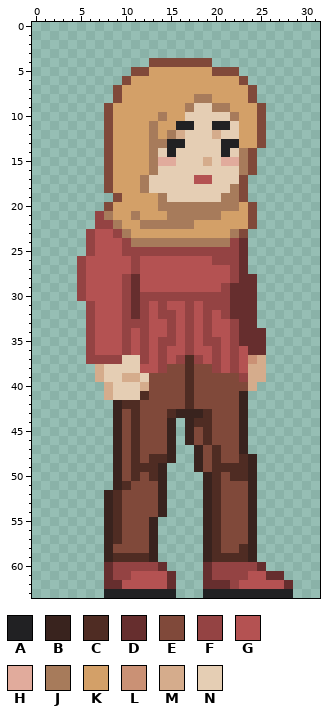
Pixel-art sprite -- EOS-503/Assets/Devin/Sprites/Characters/Atefeh Riahi/Sprite_Atefeh.png. The first picture shows the starting point.
The file is 32x64 pixels.
Palette (. is transparent): A #212123  B #39231e  C #4f2c23  D #662e2e  E #80493a  F #944343  G #b45252  H #e1ab9c  J #a77b5b  K #d3a068  L #ca9175  M #d5ac8c  N #e5ceb4
Once edited:
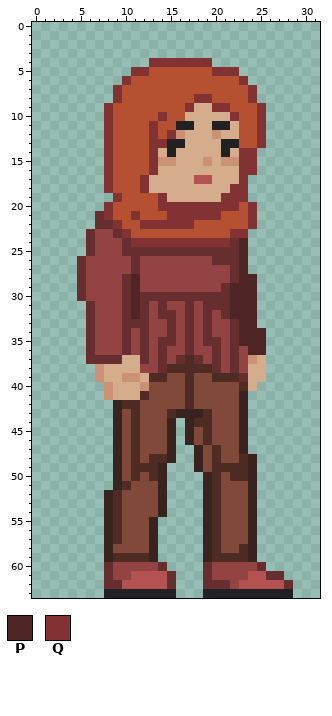
Colours new in this view: P #4f2424  Q #823232
Diff:
colour K: #d3a068 -> #b55131
Changed rows in their new state; - is a pixel that keeps its letter.
first column x 5:
 4 --------QQQQQQQ------
 5 ------QQ-------QQQ---
 6 -----Q------------Q--
 7 ----Q--------------Q-
 8 ----Q--------QQ----Q-
 9 ---Q--------QMMQQ---Q
10 ---Q-----Q--MMMMMQ--Q
11 ---Q----Q----MM--M--Q
12 ---Q----Q-QLMMMLMM--Q
13 ---Q----QQ--MMMM----Q
14 ---Q----QM-MMMMM-MQQ-
15 ---Q----QLLMMMLMLLQQ-
16 ---Q----QMMMMMMMMMQQ-
17 ---Q---QMMMMM--MMMQ--
18 ---Q---QMMMMMMMMMQQ--
19 ----Q----QMMMMMMQQQ--
20 ---Q-----QQQQQQQQQ-Q-
21 --DQ--Q---QQQQQQ---Q-
22 --DDQ--QQQQQQ------Q-
23 -DFFDQ-----------QQ--
24 -DFFFDQQQQQQQQQQQDP--
25 -DFFFDDDDDDDDDDDDDP--
26 DFFFFFDFFFFFFFFDDDP--
27 DFFFFFDFFFFFFFFFFDP--
28 DFFFFDPFFFFFFFFFFDPP-
29 DFFFFDPFFFFFFFFFDPPP-
30 DFFFFDPDDDDDDDDDDPPP-
31 -DFFFDPDFDFFDFDDDPPP-
32 -DFFFDPDFDDFDFDFDPPP-
33 -DFFFDDDFFDFDFDFFDPP-
34 -DFFFDFDFFDFDFDFFDPPP
35 -DFFFDFDFDDFDFDDFDPPP
36 -DFFFDFDFDFFDFFDFDFPP
37 -DDDDMMDFDFD-DFDFDF--
38 --LMMMMFFDCC-CCDFDF--
39 --LMMLLMCC-----CCCD--
40 ---LMMML----------C--
41 ---LMMM--------------
